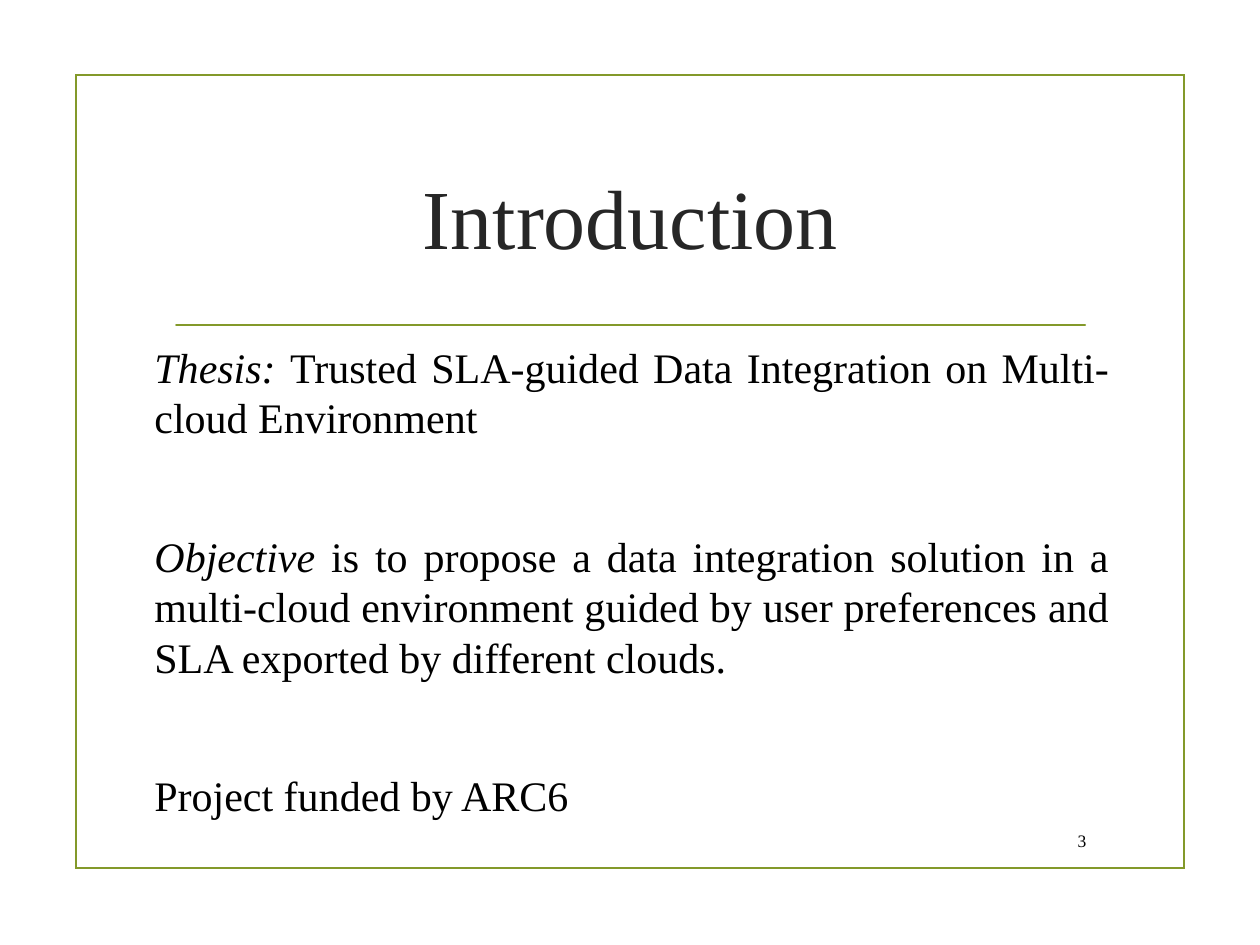
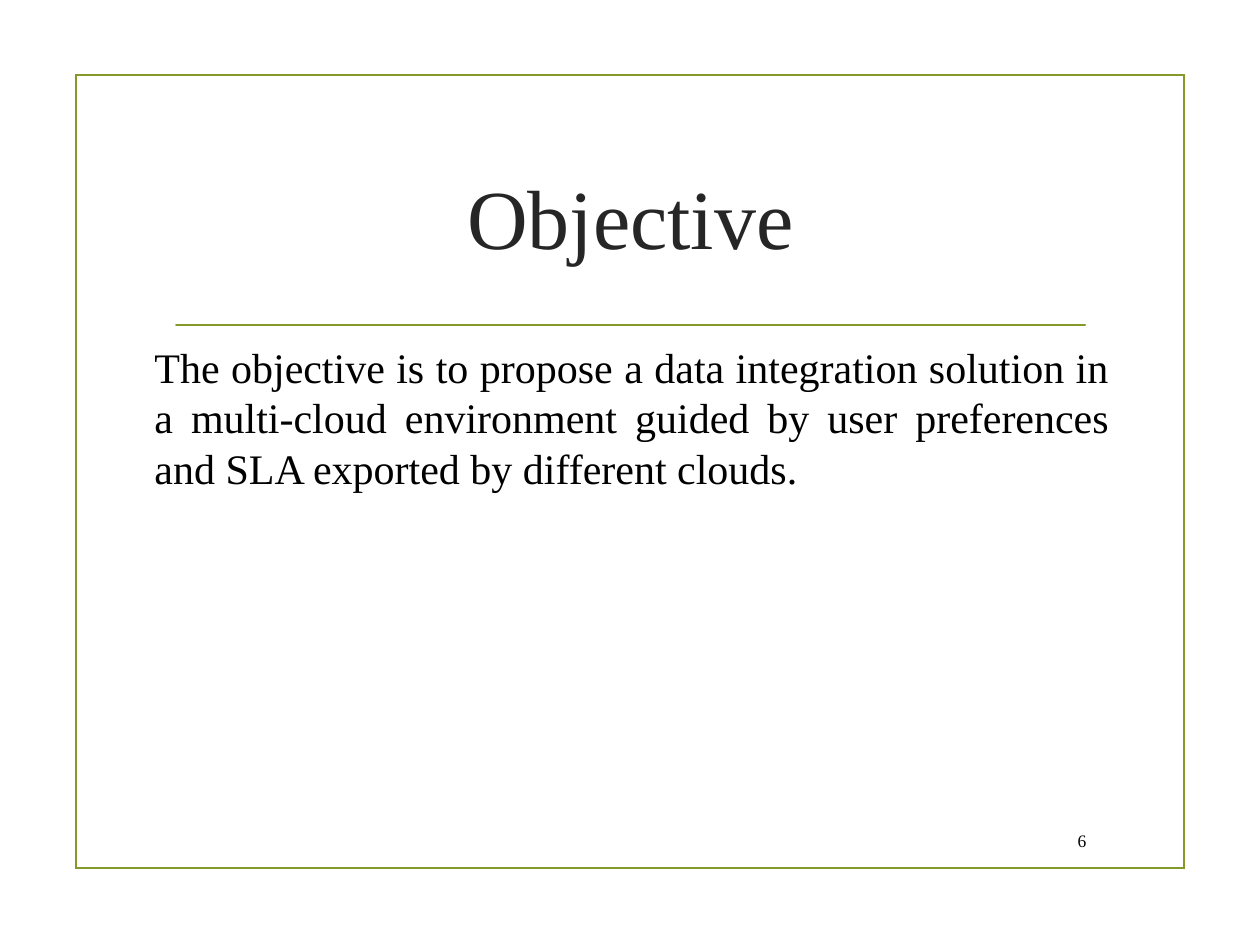
Before and after one commit to danielboni/DanielCarvalho-PhD, a slide deck: slide 6 of Presentations/Magellan/SI presentation 040216.pptx (slide 3 before the commit). Drawn at 1260x945 pixels with LibreOffice and Linux fonts; fonts in the diff are those of the drawing; background and template pictures are left out. Boxes give left, top, right and bottom in pixels: in the first picture for what was removed or moved away, otherwise in the second. Text is boxed around its words. In the diff, an @@ line names an element or a change of style, - is before the commit and + after.

```diff
--- a/Presentations/Magellan/SI presentation 040216.pptx
+++ b/Presentations/Magellan/SI presentation 040216.pptx
@@ title at (467,190,793,265): text changed @@
-Introduction
+Objective
@@ text at (154,354,1109,493): text changed @@
-Thesis: Trusted SLA-guided Data Integration on Multi-cloud Environment
-Objective is to propose a data integration solution in a multi-cloud environment guided by user preferences and SLA exported by different clouds.
-Project funded by ARC6
+The objective is to propose a data integration solution in a multi-cloud environment guided by user preferences and SLA exported by different clouds.
@@ page number at (1078,835,1087,847): text changed @@
-3
+6
```
Also in this commit, not shown: 1 other slide changed, 3 slides added.
